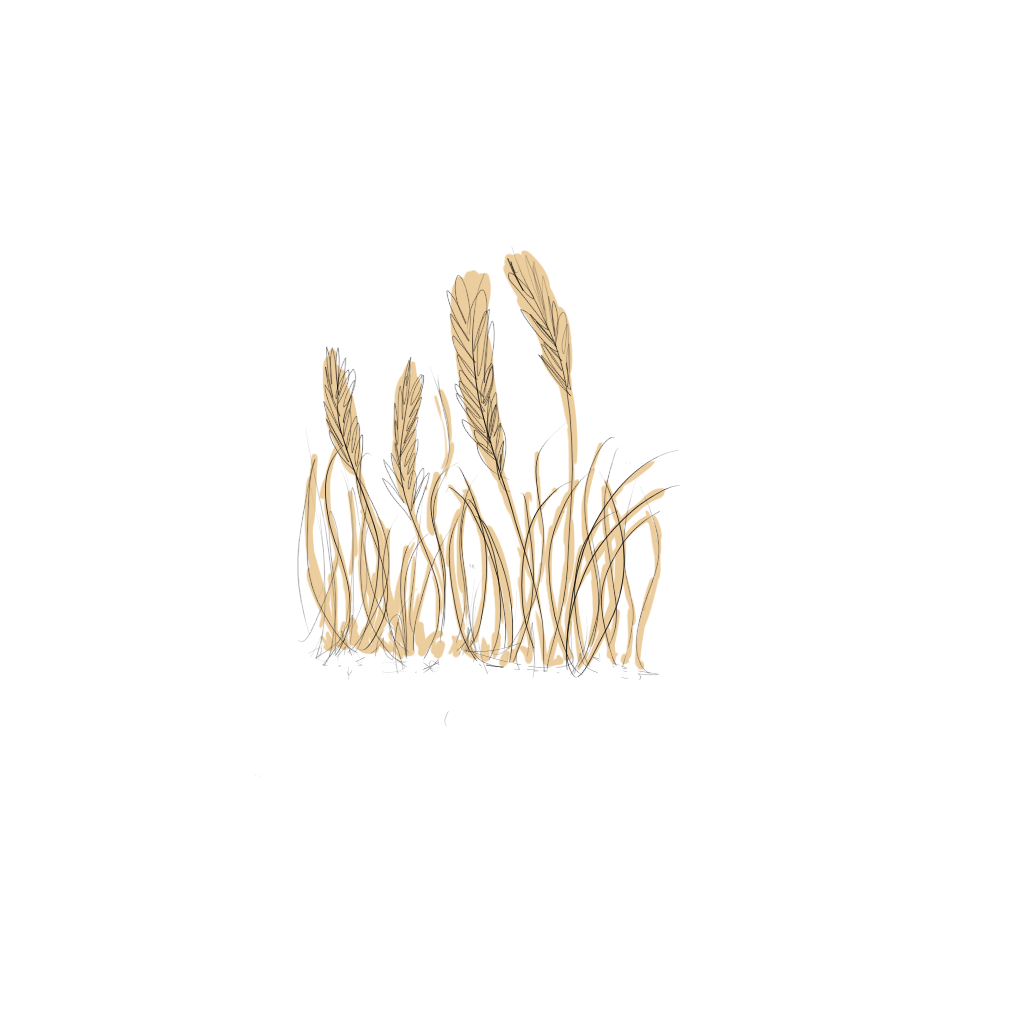
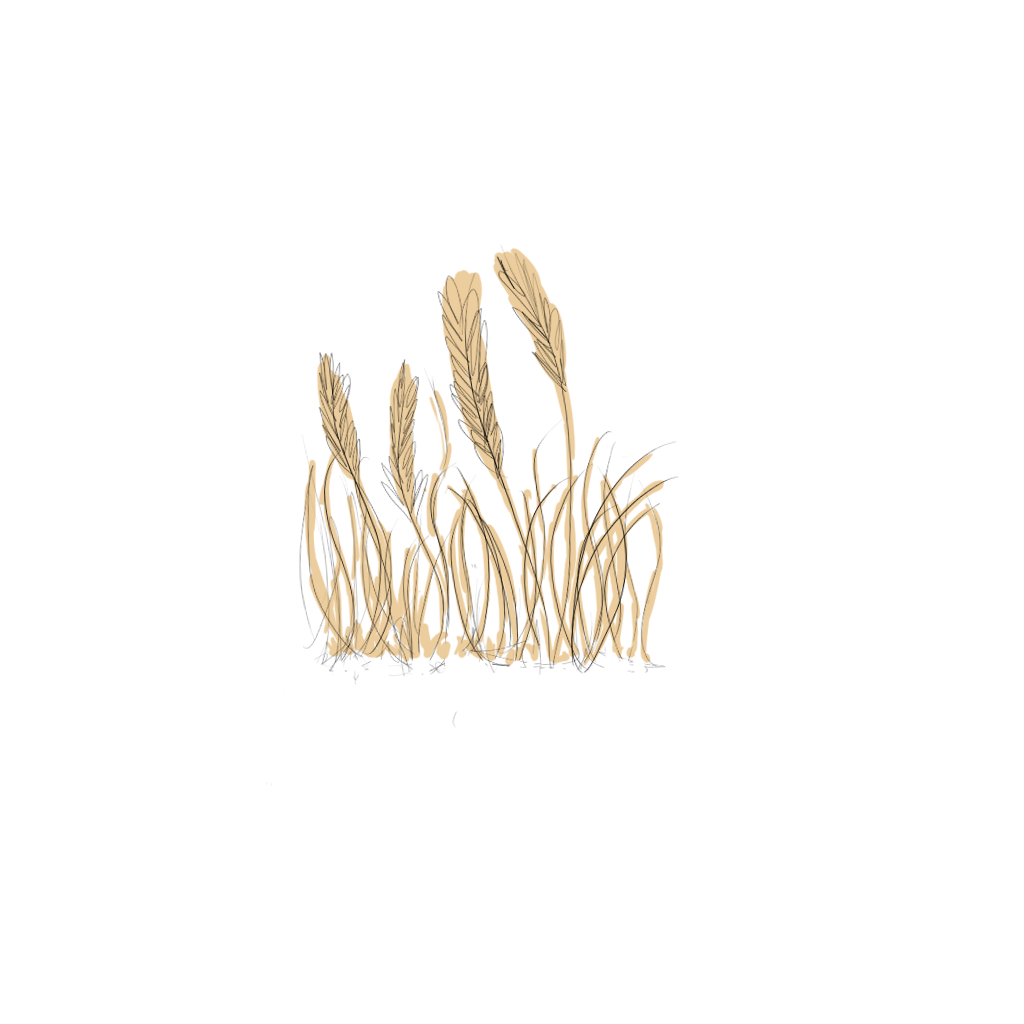
Revision of a layered 1024 x 1024 image; what changed, layer by layer:
painted on "Layer 1" over [255,244,680,786]
painted on "colour" over [303,247,666,671]
